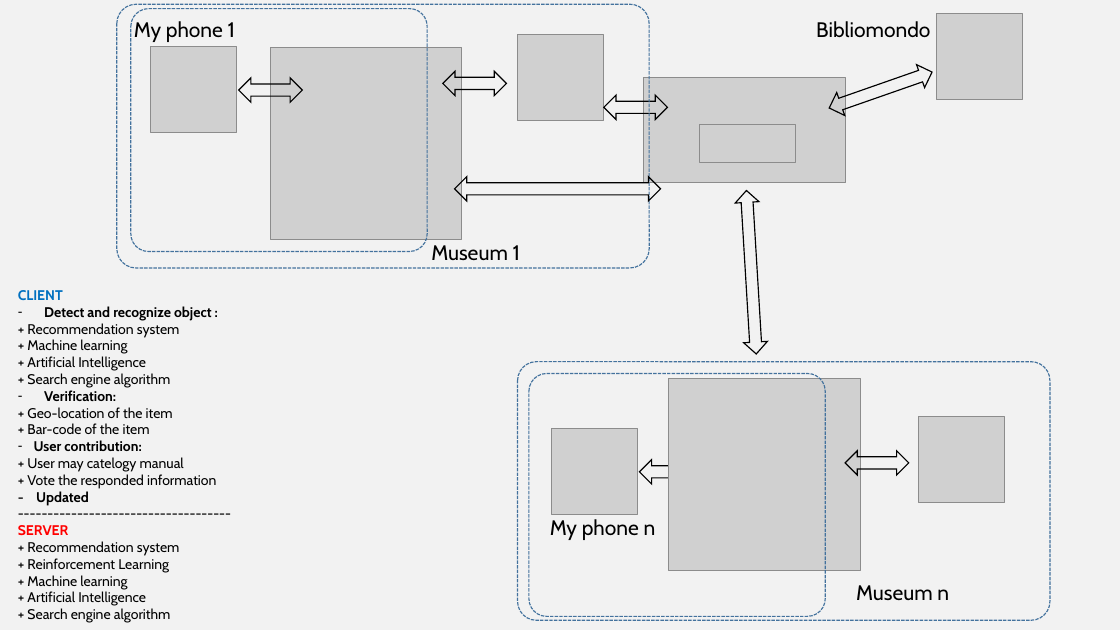
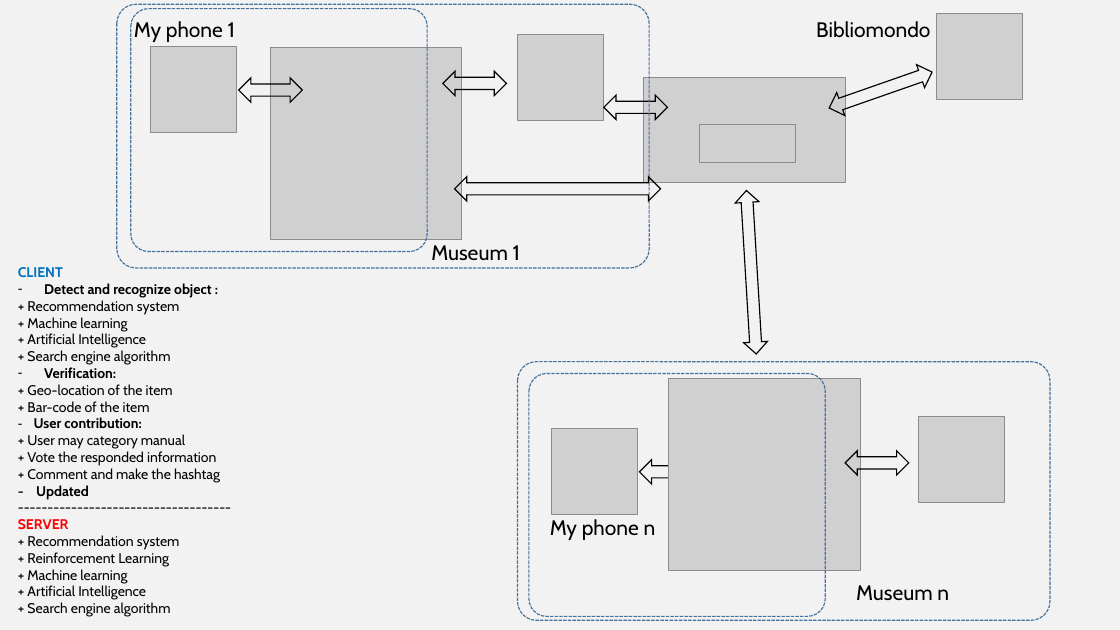
Before and after one commit to dungdovu/DGA1031, a slide deck: slide 28 of DGA1031/What is it.pptx (slide 23 before the commit). Drawn at 1120x630 pixels with LibreOffice and Linux fonts; fonts in the diff are those of the drawing; grey boxes stand for pictures. Boxes give left, top, right and bottom in pixels: in the first picture for what was removed or moved away, otherwise in the second. Text is boxed around its words. In the diff, an @@ line names an element or a change of style, - is before the commit and + after.

```diff
--- a/DGA1031/What is it.pptx
+++ b/DGA1031/What is it.pptx
@@ text "CLIENT": place and size @@
-text "CLIENT" at [18,290,216,623]
+text "CLIENT" at [18,267,220,617]
@@ text at [27,434,185,449]: text changed @@
-+ User may catelogy manual
++ User may category manual
@@ text at [27,468,220,483]: paragraph added @@
++ Comment and make the hashtag
```
Also in this commit, not shown: 14 other slides changed, 7 slides added, 2 slides removed, 8 other files.
